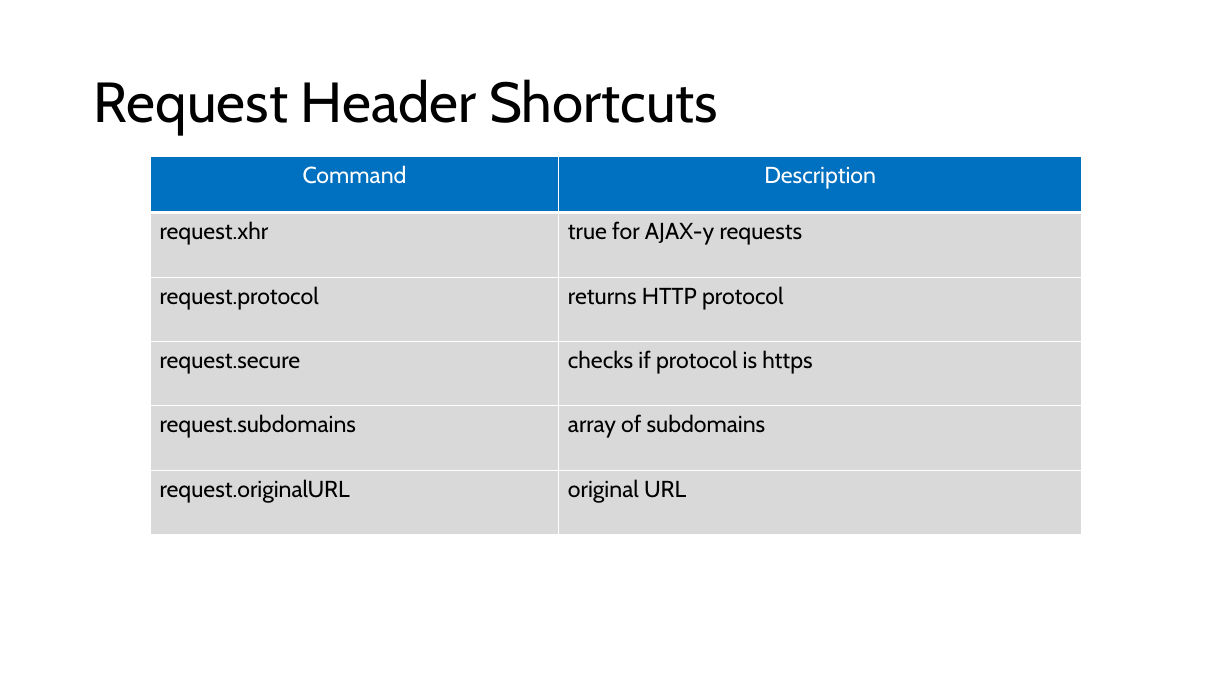
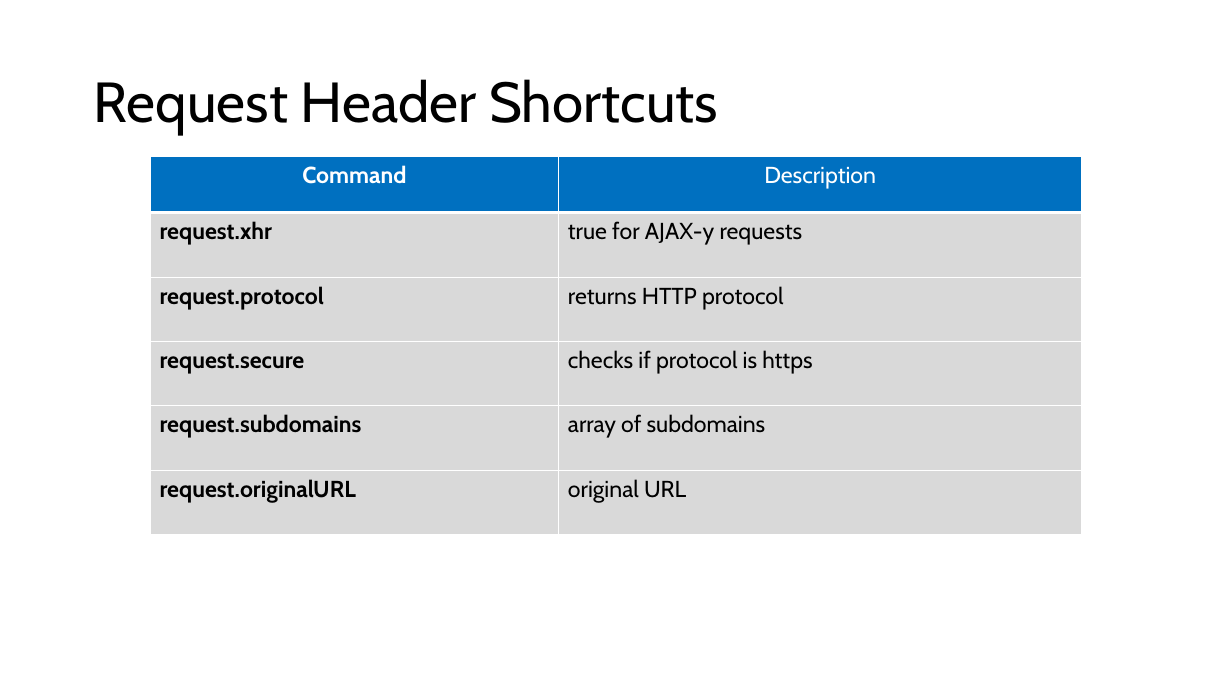
Before and after one commit to microsoft/AcademicContent, a slide deck: slide 24 of Complimentary Course Content/Module2/Lessons/Module2_Lesson4 Building REST Services with Express.pptx. Drawn at 1232x693 pixels with LibreOffice and Linux fonts; fonts in the diff are those of the drawing. Boxes give left, top, right and bottom in pixels: in the first picture for what was removed or moved away, otherwise in the second. Text is boxed around its words. In the diff, an @@ line names an element or a change of style, - is before the commit and + after.

```diff
--- a/Complimentary Course Content/Module2/Lessons/Module2_Lesson4 Building REST Services with Express.pptx
+++ b/Complimentary Course Content/Module2/Lessons/Module2_Lesson4 Building REST Services with Express.pptx
@@ table at box(151, 156, 1082, 534) @@
@@ bold on in "Command", "request.xhr", "request.protocol", "request.secure" and 2 more places @@
```
Also in this commit, not shown: 4 other slides changed, 6 other files.
